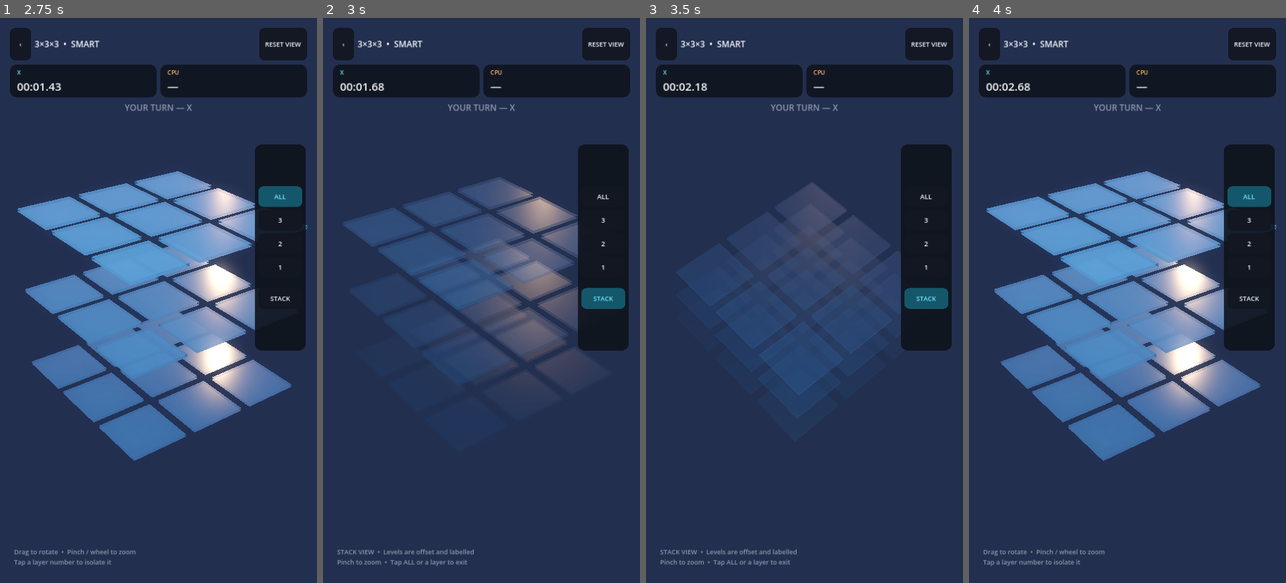
Above: before the commit, frames 1-4 (left to right).
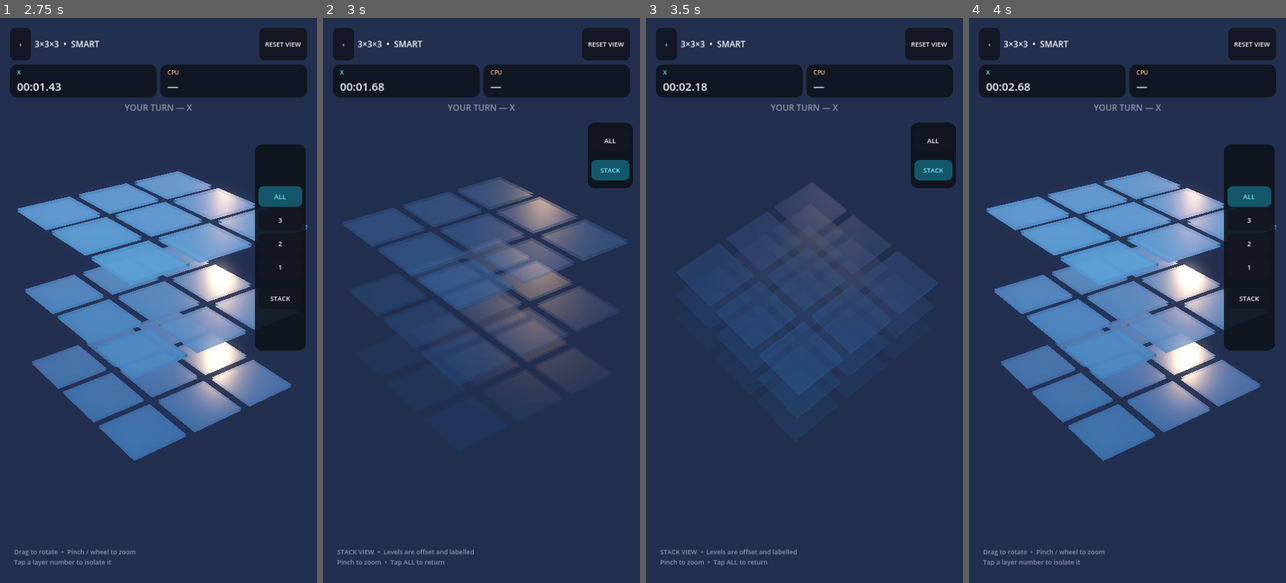
Above: after the commit, the same moments.

Repository: Creativebrook/tic3
Game: Godot game, scene res://scenes/main.tscn
Two runs of this game, one before a commit and one after it. Both use one fixed random seed, a clock stepped at 60 frames per second and the inputs below.
Inputs:
- Up to frame 1 (2.75 s): click "PLAYER vs COMPUTER" at 0.5 s; click "START GAME" at 1.25 s; click "RESET VIEW" at 2 s
- Up to frame 2 (3 s): click "STACK" at 2.75 s
- Up to frame 3 (3.5 s): no input
- Up to frame 4 (4 s): click "STACK" at 3.5 s

Frame 1 is identical in both runs. In frame 2, 5.9% of the frame differs, in the area x 29-98%, y 18-97%; in frame 3, 5.8%; in frame 4, nothing differs.

Commit message:
ui: compact stack controls to avoid board overlap

Diff:
--- a/scripts/main.gd
+++ b/scripts/main.gd
@@ -304,6 +304,7 @@
 	stack_button = _small_button("STACK", _toggle_stack_mode)
 	layer_box.add_child(stack_button)
 	_refresh_stack_button()
+	_refresh_side_panel_mode()
 
 	help_label = Label.new()
 	help_label.anchor_top = 1.0
@@ -360,6 +361,7 @@
 	board_view.set_focus_layer(layer)
 	_refresh_layer_buttons()
 	_refresh_stack_button()
+	_refresh_side_panel_mode()
 	_refresh_view_help()
 
 func _toggle_stack_mode() -> void:
@@ -370,6 +372,7 @@
 	camera_rig.set_stack_mode(enabled, board_size)
 	_refresh_layer_buttons()
 	_refresh_stack_button()
+	_refresh_side_panel_mode()
 	_refresh_view_help()
 
 func _reset_game_view(animated := true) -> void:
@@ -379,6 +382,7 @@
 	camera_rig.reset_view(board_size, animated)
 	_refresh_layer_buttons()
 	_refresh_stack_button()
+	_refresh_side_panel_mode()
 	_refresh_view_help()
 	if game_over:
 		if animated:
@@ -393,7 +397,7 @@
 	if game_over:
 		help_label.text = ""
 	elif board_view.is_stack_mode():
-		help_label.text = "STACK VIEW  •  Levels are offset and labelled\nPinch to zoom  •  Tap ALL or a layer to exit"
+		help_label.text = "STACK VIEW  •  Levels are offset and labelled\nPinch to zoom  •  Tap ALL to return"
 	elif board_view.focused_layer >= 0:
 		help_label.text = "LAYER %d ISOLATED  •  Other levels are secondary\nDrag to rotate  •  Pinch to zoom" % (board_view.focused_layer + 1)
 	else:
@@ -416,6 +420,35 @@
 		if is_instance_valid(side_panel):
 			side_panel.visible = false
 	)
+
+func _refresh_side_panel_mode() -> void:
+	if side_panel == null or board_view == null:
+		return
+
+	var compact := board_view.is_stack_mode()
+	for button in layer_buttons:
+		var layer := int(button.get_meta("layer"))
+		# In STACK the numbered layer buttons are intentionally hidden. STACK is
+		# an analysis mode, so only ALL (exit) and STACK (current mode) are needed.
+		button.visible = not compact or layer == -1
+
+	if compact:
+		side_panel.position = Vector2(902, 356)
+		side_panel.size = Vector2(144, 222)
+		layer_box.add_theme_constant_override("separation", 8)
+		if stack_button:
+			stack_button.custom_minimum_size = Vector2(120, 68)
+		for button in layer_buttons:
+			if int(button.get_meta("layer")) == -1:
+				button.custom_minimum_size = Vector2(120, 68)
+	else:
+		side_panel.position = Vector2(868, 430)
+		side_panel.size = Vector2(174, 700)
+		layer_box.add_theme_constant_override("separation", 10)
+		if stack_button:
+			stack_button.custom_minimum_size = Vector2(130, 70)
+		for button in layer_buttons:
+			button.custom_minimum_size = Vector2(126, 70)
 
 func _refresh_stack_button() -> void:
 	if stack_button == null or board_view == null:
